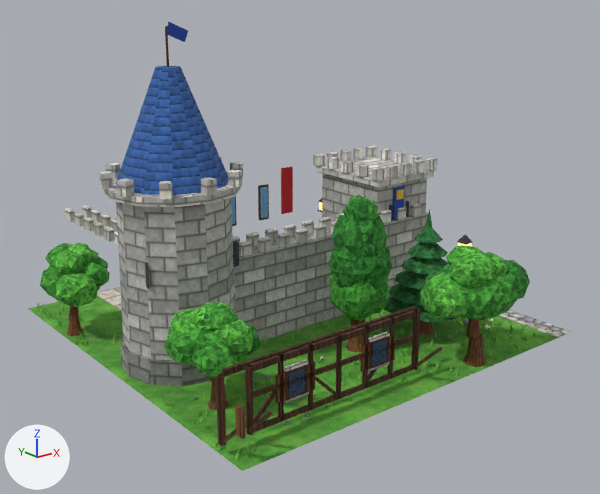
Before and after pictures for a commit that changed the glTF model assets/models/town_b/chunk_1_1.glb.
Rendered twice from a 50 mm camera at (4.4, -49.2, 13.1) aimed at (23.6, -25.1, 3.5). The axes (+X, +Y, +Z) are drawn at lower left. The lights are the same throughout. The first picture is the older version. Vertices at exactly the same position are counted once.

In view in the first picture: 'chunk_1_1'.
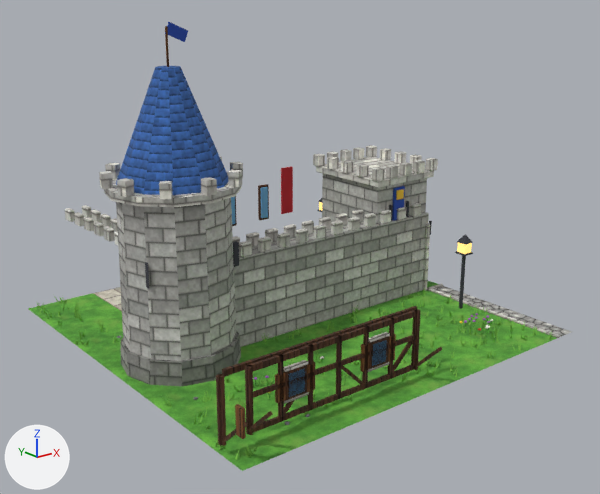
Changed parts and their boxes (x1, y1, x2, y2) in the pictures (600 x 494 px; the box of a moved part takes in the faces that stretch with it):
part 1 of me_chunk_1_1, moved or reshaped
    before: (253, 390, 276, 424)
    after: (284, 400, 295, 415)
part 2 of me_chunk_1_1, moved or reshaped
    before: (315, 376, 337, 395)
    after: (341, 366, 364, 385)
part 3 of me_chunk_1_1, moved or reshaped
    before: (367, 369, 377, 383)
    after: (393, 340, 414, 373)
part 4 of me_chunk_1_1, deleted (green)
    before: (40, 195, 530, 411)

What changed in the scene script:
```text
Change me_chunk_1_1:
    used by ob_chunk_1_1; location = (0.0, 0.0, 0.0)
    remove me_chunk_1_1.from_pydata(...)  # 13108 vertices, 20087 faces; spans x 15.4..32.0, y -32.7..-15.4, z -0.1..12.0
    add me_chunk_1_1.from_pydata(...)  # 11086 vertices, 16169 faces; spans x 15.9..32.0, y -32.2..-15.4, z -0.1..12.0
    me_chunk_1_1 part 1: the loose piece of 8 vertices spanning x 17.0..18.1, y -31.0..-30.9, z 0.5..1.6 is moved by (1.2, 0.0, 0.0)
    me_chunk_1_1 part 2: the loose piece of 8 vertices spanning x 19.4..20.5, y -31.0..-30.9, z 0.5..1.6 is moved by (1.2, 0.0, 0.0)
    me_chunk_1_1 part 3: the loose piece of 8 vertices spanning x 21.7..22.8, y -31.0..-30.9, z 0.5..1.6 is moved by (1.2, 0.0, 0.0)
    me_chunk_1_1 part 4: 61 loose pieces with 2022 vertices, spanning x 15.4..29.1, y -32.7..-18.3, z 0.0..5.9, are deleted
    remove me_chunk_1_1.materials.append(mat_trunk)
    remove me_chunk_1_1.materials.append(mat_leaf_a)
    remove me_chunk_1_1.materials.append(mat_leaf_c)
    remove me_chunk_1_1.materials.append(mat_leaf_pine)
```
